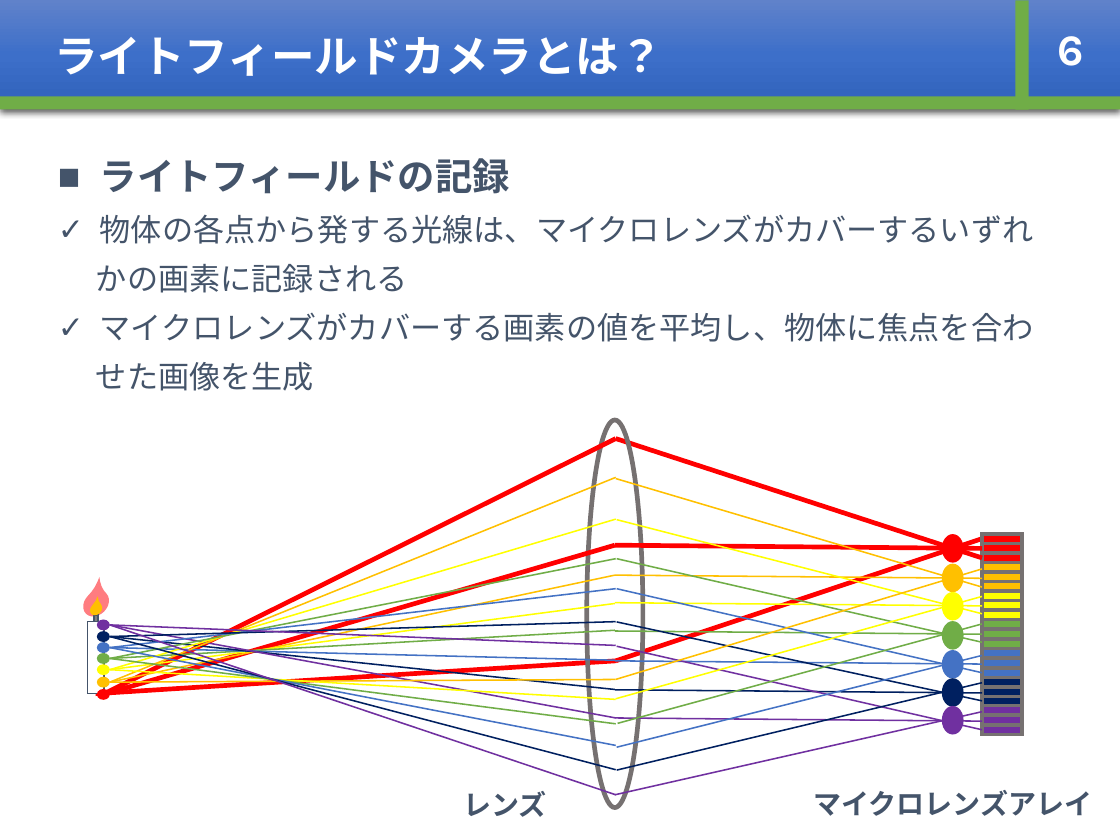
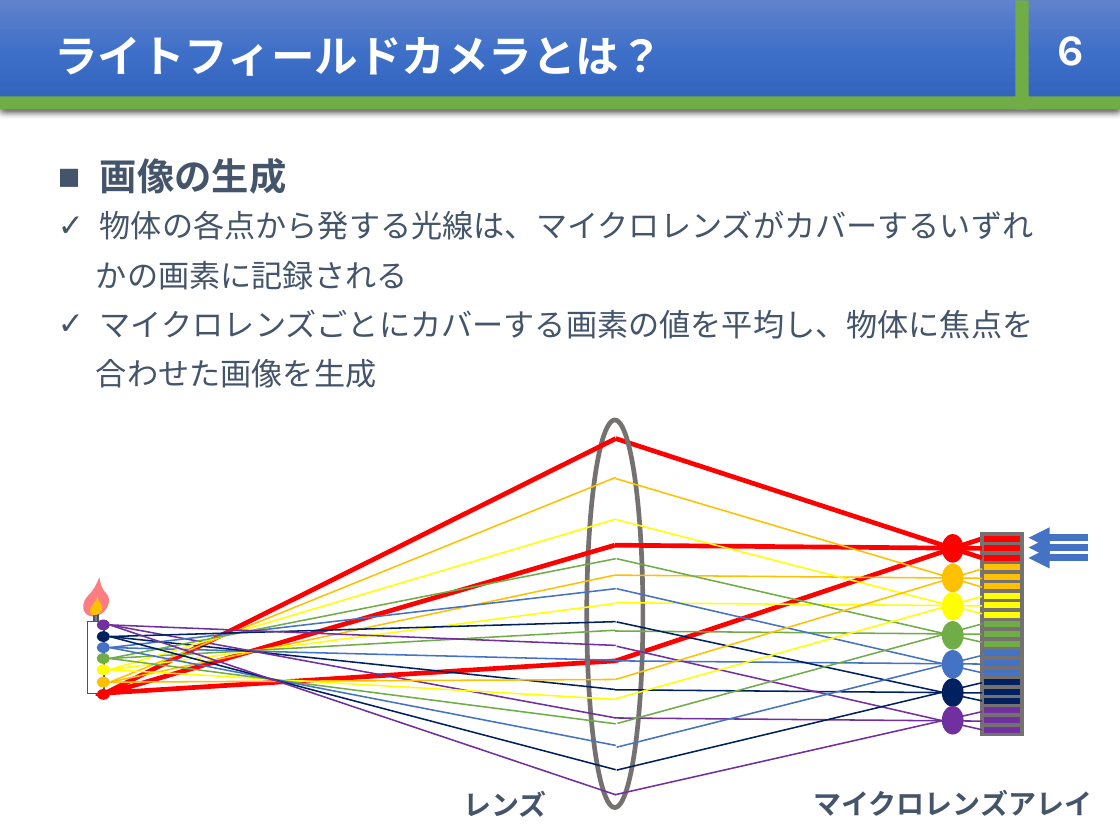
Before and after one commit to whcitizen/citizen_thesis, a slide deck: slide 9 of 03_mid_presentation/mid-presentation_20180219.pptx. Drawn at 1120x840 pixels with LibreOffice and Linux fonts; fonts in the diff are those of the drawing. Boxes give left, top, right and bottom in pixels: in the first picture for what was removed or moved away, otherwise in the second. Text is boxed around its words. In the diff, an @@ line names an element or a change of style, - is before the commit and + after.

```diff
--- a/03_mid_presentation/mid-presentation_20180219.pptx
+++ b/03_mid_presentation/mid-presentation_20180219.pptx
@@ text at [100,158,287,194]: text changed @@
-■ ライトフィールドの記録
+■ 画像の生成
@@ text at [100,211,1034,240]: line spacing 1 to 0.9 @@
@@ text at [96,310,1034,388]: text changed @@
-✓ マイクロレンズがカバーする画素の値を平均し、物体に焦点を合わ
-せた画像を生成
+✓ マイクロレンズごとにカバーする画素の値を平均し、物体に焦点を
+合わせた画像を生成
@@ arrow added from (1089, 538) to (1028, 538), #4472C4 4.5 pt @@
@@ arrow added from (1089, 558) to (1028, 558), #4472C4 4.5 pt @@
@@ arrow added from (1089, 548) to (1028, 548), #4472C4 4.5 pt @@
```
Also in this commit, not shown: 8 other slides changed.
